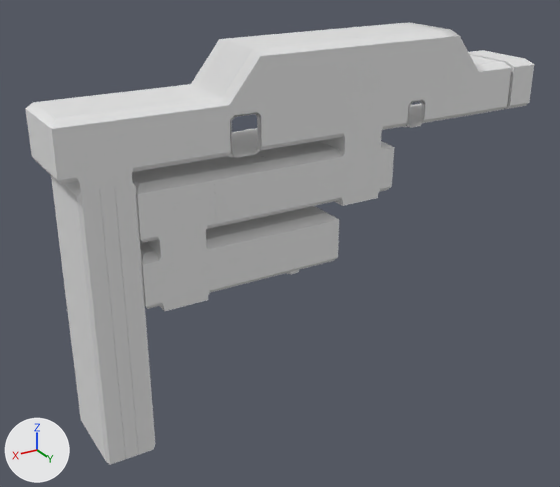
The OBJ model Assets/Resources/Models/Level/Tutorial_Top_Merged.obj, before and after one commit.
Rendered twice from a camera (50 mm lens) standing at (29.0, 48.4, 13.5) and looking at (1.6, 2.7, -9.3). Every picture has the same lights, and +X, +Y and +Z are marked at lower left. Where no turn or scale is listed for an object, it has been applied to the vertices.

Before the edit, the objects in view are built like this:
```python
me_tutorial_top_merged = bpy.data.meshes.new('Tutorial_Top_Merged')
me_tutorial_top_merged.from_pydata(...)  # 1353 vertices, 1159 faces; spans x -23.0..17.5, y -3.0..3.1, z -23.4..5.0
# before: 601 (-9.8, 3.0, -1.8) at pixel (408, 125), 602 (-10.0, 3.0, -2.0) at pixel (410, 127), 603 (-11.0, 3.0, -2.0) at pixel (420, 126), 604 (-11.2, 3.0, -1.7) at pixel (422, 122), 606 (-11.2, 3.0, -0.3) at pixel (424, 104)
# before: 608 (-11.0, 3.0, 0.0) at pixel (421, 101), 610 (-10.1, 3.0, 0.0) at pixel (412, 102), 612 (-9.8, 3.0, -0.3) at pixel (409, 106), 620 (-9.8, 3.0, -1.5) at pixel (408, 122), 625 (-11.2, 3.0, -1.5) at pixel (423, 120)
# before: 777 (5.6, 3.0, -1.7) at pixel (232, 154), 778 (5.3, 3.0, -2.0) at pixel (235, 157), 779 (3.7, 3.0, -2.0) at pixel (256, 154), 780 (3.4, 3.0, -1.7) at pixel (259, 149), 781 (3.4, 3.0, 0.5) at pixel (259, 117)
# before: 783 (3.7, 3.0, 0.8) at pixel (256, 113), 785 (5.3, 3.0, 0.8) at pixel (235, 116), 786 (5.6, 3.0, 0.5) at pixel (231, 121), 789 (5.6, 3.0, -1.5) at pixel (232, 151), 794 (3.4, 3.0, -1.5) at pixel (259, 147)
ob_tutorial_top_merged = bpy.data.objects.new('Tutorial_Top_Merged', me_tutorial_top_merged)
ob_tutorial_top_merged.location = (0.0, 0.0, 0.0)
```
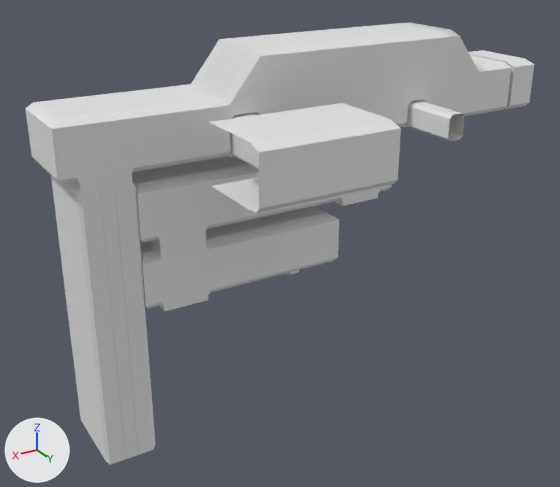
Edits to the scene script, one JSON object a line:
```json
{"block": "me_tutorial_top_merged", "where": "# used by ob_tutorial_top_merged; location = (0.0, 0.0, 0.0)"}
{"block": "me_tutorial_top_merged", "where": "# verts and faces of me_tutorial_top_merged; kept vertices keep their numbers, new ones are numbered from 1353"}
{"op": "remove", "block": "me_tutorial_top_merged", "code": "me_tutorial_top_merged.from_pydata(...)  # 1353 vertices, 1159 faces; spans x -23.0..17.5, y -3.0..3.1, z -23.4..5.0"}
{"op": "add", "block": "me_tutorial_top_merged", "code": "me_tutorial_top_merged.from_pydata(...)  # 1369 vertices, 1166 faces; spans x -23.0..17.5, y -3.0..13.5, z -23.4..5.0"}
{"block": "me_tutorial_top_merged", "change": "me_tutorial_top_merged part 1: a new loose piece of 16 vertices spanning x -0.3..9.4, y 7.5..13.5, z -2.0..2.0"}
{"block": "me_tutorial_top_merged", "change": "me_tutorial_top_merged part 2"}
{"op": "add", "block": "me_tutorial_top_merged", "code": "for i in [*range(601, 605), 606, 608, 610, 612, 620, 625]: verts[i] += (0.0, 4.5, 0.0)"}
{"block": "me_tutorial_top_merged", "change": "me_tutorial_top_merged part 3"}
{"op": "add", "block": "me_tutorial_top_merged", "code": "for i in [*range(777, 782), 783, 785, 786, 789, 794]: verts[i] += (0.0, 4.5, 0.0)"}
```

Changed parts and their boxes (x1, y1, x2, y2) in the pictures (560 x 487 px; the box of a moved part takes in the faces that stretch with it):
```json
{"part": 1, "of": "me_tutorial_top_merged", "change": "added", "after": [210, 103, 401, 213]}
{"part": 2, "of": "me_tutorial_top_merged", "change": "moved or reshaped", "before": [406, 101, 424, 128], "after": [406, 101, 465, 141]}
{"part": 3, "of": "me_tutorial_top_merged", "change": "moved or reshaped", "before": [230, 113, 260, 158], "after": [230, 113, 259, 170]}
```
